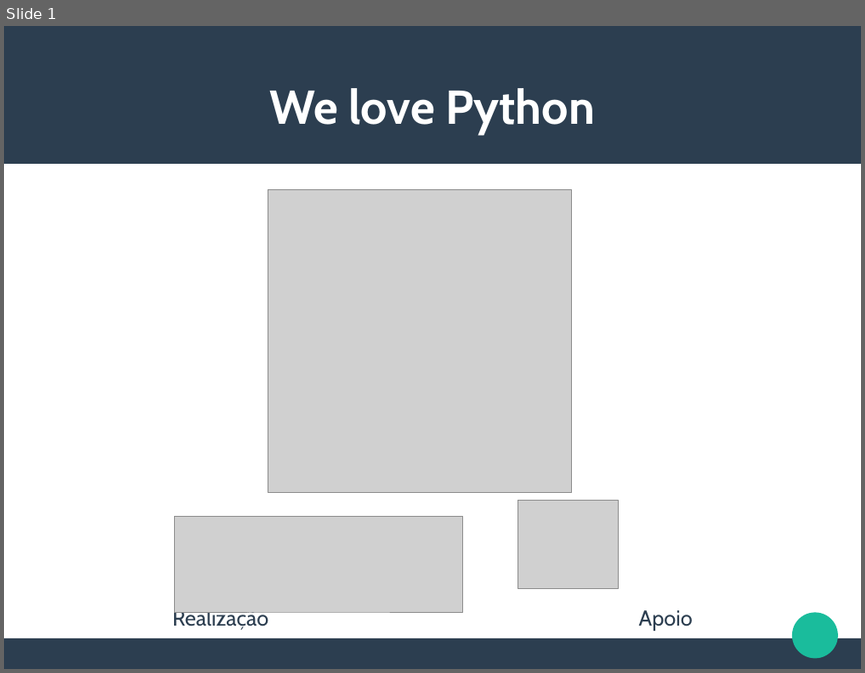
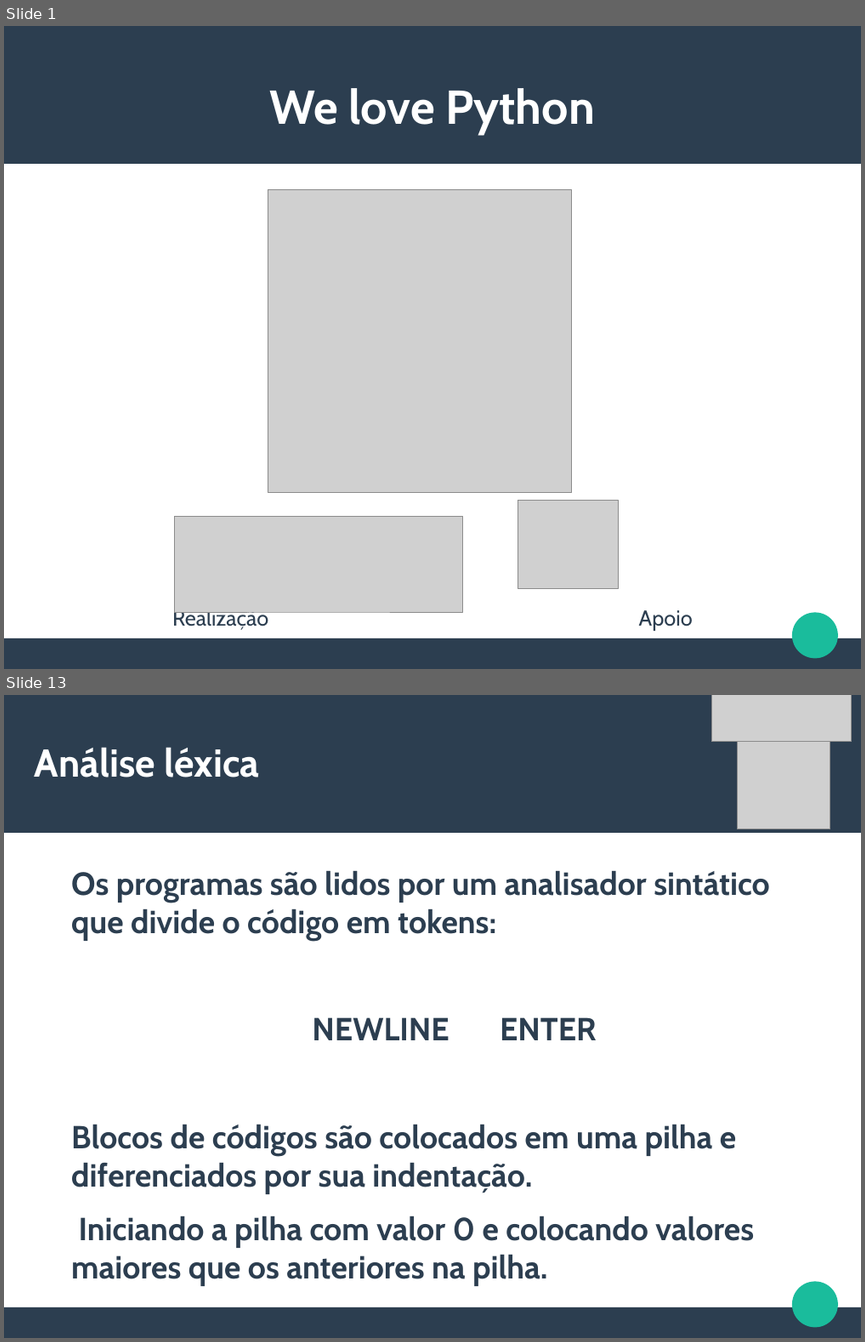
Before and after one commit to CalicoUFSC/minicurso-python, a slide deck: Aula1/Aula1.odp. Shown one above the other, each under a label of ours: slide 1 before the commit, slides 1 and 13 after it; the slides between them are not shown. The pictures are 865x673 and 865x1342 pixels, drawn with LibreOffice and Linux fonts; fonts in the diff are those of the drawing; grey boxes stand for pictures. Boxes give left, top, right and bottom in pixels: in the first picture for what was removed or moved away, otherwise in the second. Text is boxed around its words. In the diff, an @@ line names an element or a change of style, - is before the commit and + after.

```diff
--- a/Aula1/Aula1.odp
+++ b/Aula1/Aula1.odp
@@ slide 13 added at [4, 695, 861, 1338], background #FFFFFF; not listed: 3 template elements that a slide beside it also shows @@
@@ picture added at [711, 695, 851, 742] @@
@@ picture added at [738, 736, 830, 829] @@
@@ title added at [35, 747, 260, 777], 36 pt, text #FFFFFF, bold @@
+Análise léxica
@@ text added at [71, 871, 770, 1286], 29.6 pt, text #2C3E50, bold @@
+Os programas são lidos por um analisador sintático que divide o código em tokens:
+NEWLINE ENTER
+Blocos de códigos são colocados em uma pilha e diferenciados por sua indentação.
+Iniciando a pilha com valor 0 e colocando valores maiores que os anteriores na pilha.
```
Also in this commit, not shown: 1 slide changed, 13 other slides added, 1 slide removed, 1 other file.
